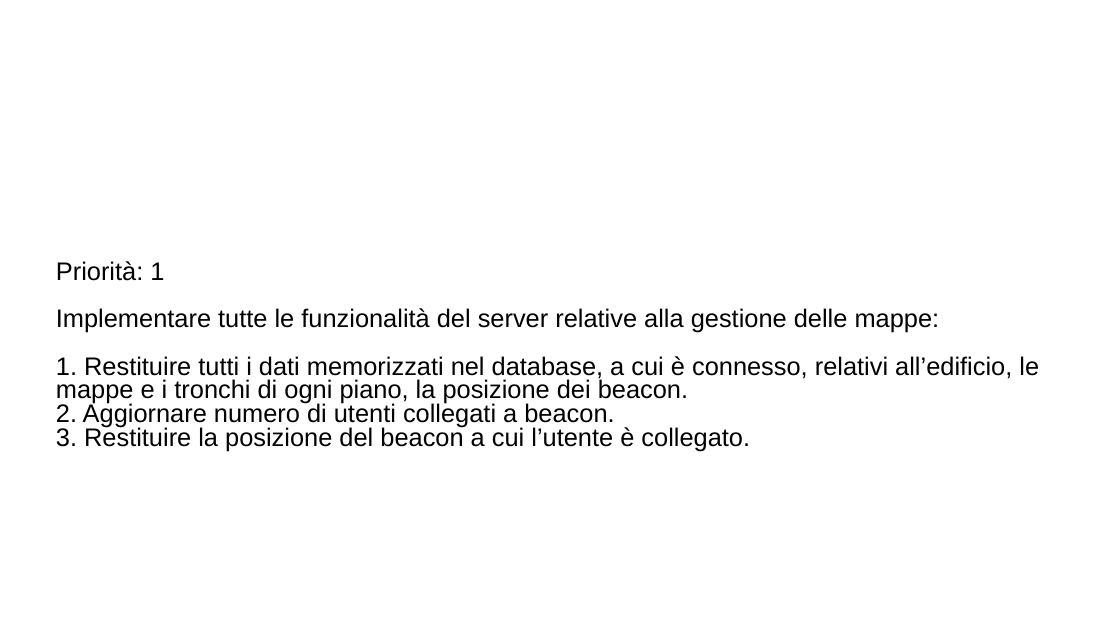
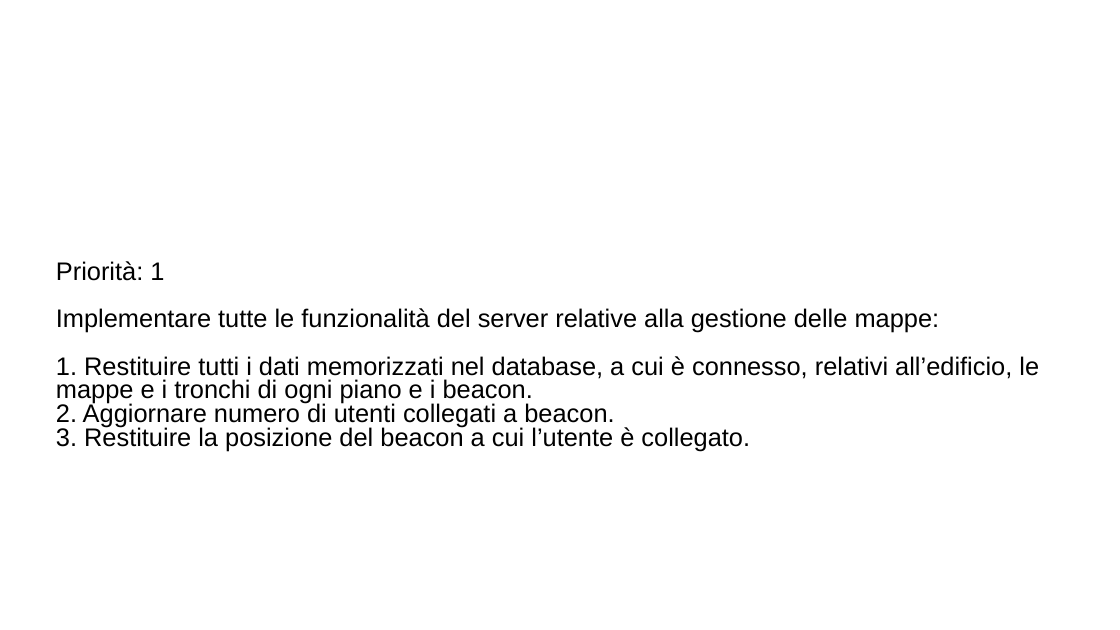
Before and after one commit to ecorradini/ProgettoIDS, a slide deck: slide 3 of AnalisiRequisiti/User Stories/UserStoriesNuova.ppt. Drawn at 1120x630 pixels with LibreOffice and Linux fonts; fonts in the diff are those of the drawing; background and template pictures are left out. Boxes give left, top, right and bottom in pixels: in the first picture for what was removed or moved away, otherwise in the second. Text is boxed around its words. In the diff, an @@ line names an element or a change of style, - is before the commit and + after.

```diff
--- a/AnalisiRequisiti/User Stories/UserStoriesNuova.ppt
+++ b/AnalisiRequisiti/User Stories/UserStoriesNuova.ppt
@@ text at box(56, 356, 1039, 404): text changed @@
-1. Restituire tutti i dati memorizzati nel database, a cui è connesso, relativi all’edificio, le mappe e i tronchi di ogni piano, la posizione dei beacon.
+1. Restituire tutti i dati memorizzati nel database, a cui è connesso, relativi all’edificio, le mappe e i tronchi di ogni piano e i beacon.
```
Also in this commit, not shown: 2 other files.
